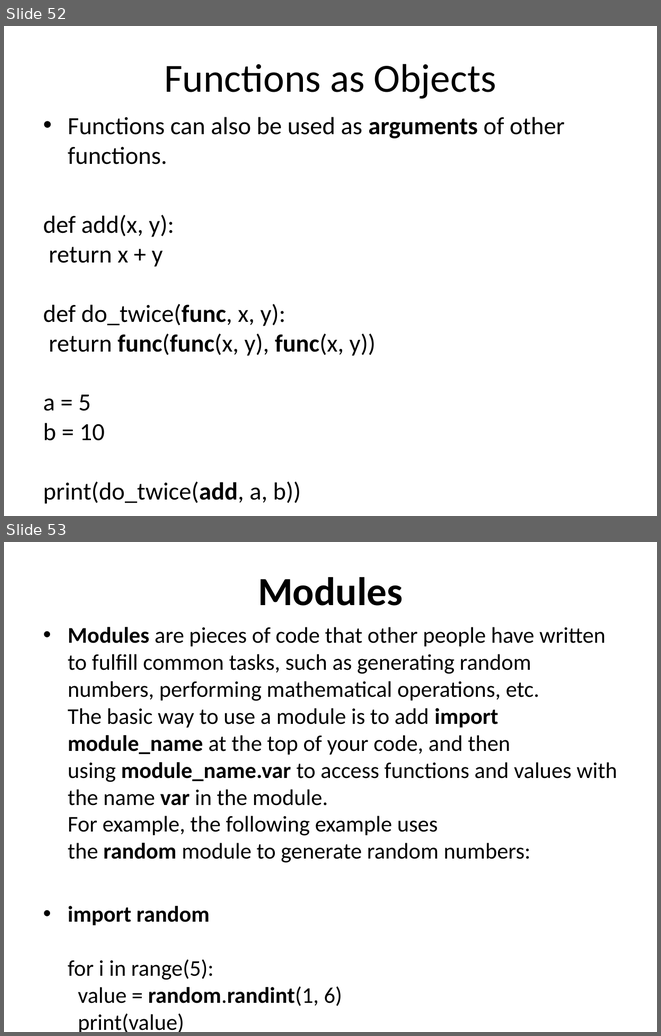
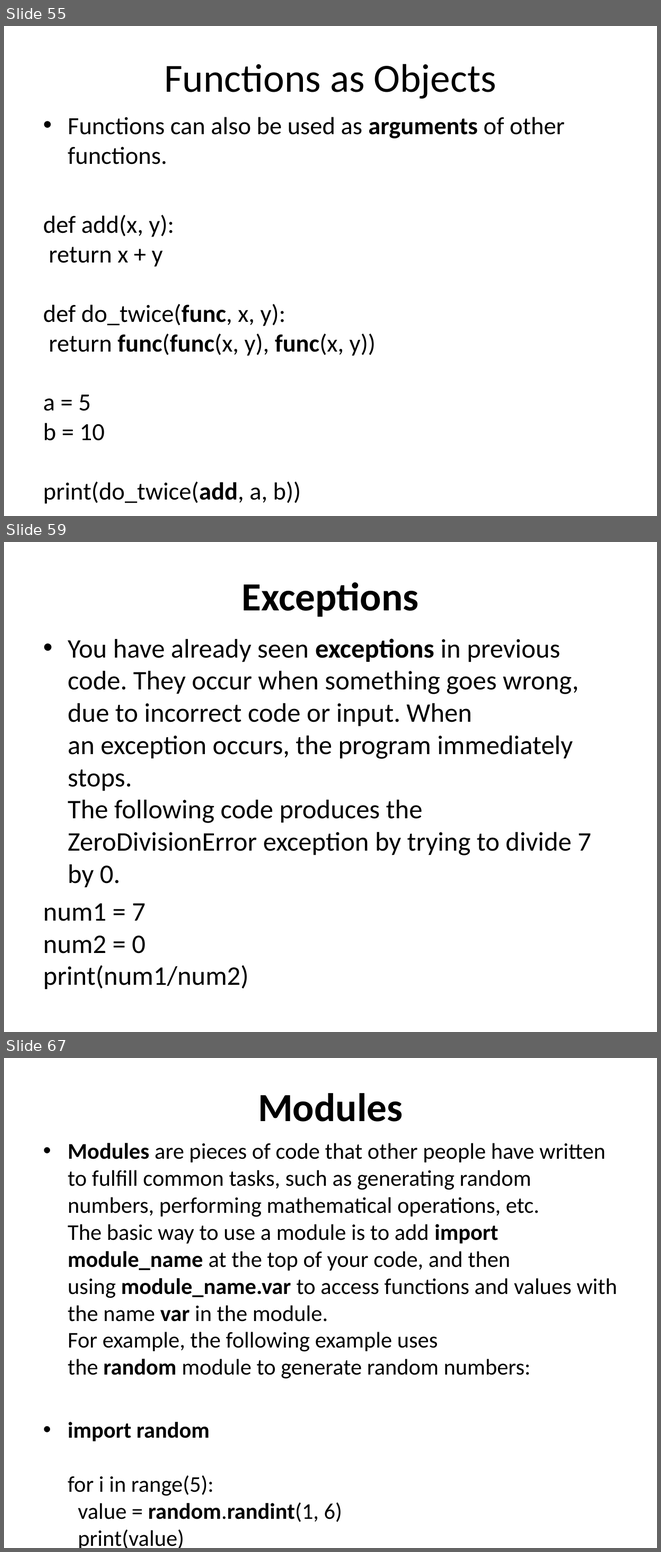
Before and after one commit to sip11/python, a slide deck: What is Python.pptx. Shown one above the other, each under a label of ours: slides 52 and 53 before the commit, slides 55, 59 and 67 after it; the slides between them are not shown. The pictures are 661x1036 and 661x1552 pixels, drawn with LibreOffice and Linux fonts; fonts in the diff are those of the drawing. Boxes give left, top, right and bottom in pixels: in the first picture for what was removed or moved away, otherwise in the second. Text is boxed around its words. In the diff, an @@ line names an element or a change of style, - is before the commit and + after.

```diff
--- a/What is Python.pptx
+++ b/What is Python.pptx
@@ slide 59 added at <box>4,542,657,1032</box>, background #FFFFFF @@
@@ title added at <box>242,582,419,617</box>, 44 pt, text #000000, bold @@
+Exceptions
@@ text added at <box>43,638,591,989</box>, 29.6 pt, text #000000 @@
+• You have already seen exceptions in previous code. They occur when something goes wrong, due to incorrect code or input. When an exception occurs, the program immediately stops.
+  The following code produces the ZeroDivisionError exception by trying to divide 7 by 0.
+num1 = 7
+num2 = 0
+print(num1/num2)
@@ what was slide 52 is now slide 55 @@
@@ what was slide 53 is now slide 67 @@
```
Also in this commit, not shown: 1 slide changed, 13 other slides added.
